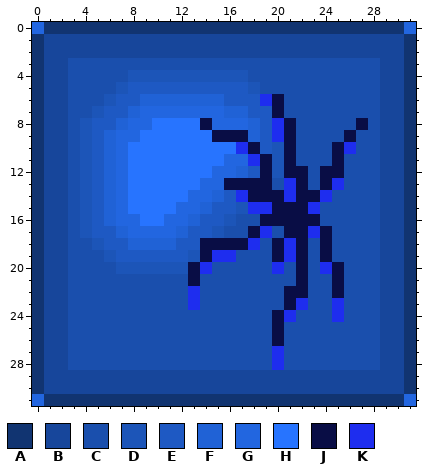
Pixel-art sprite -- Assets/Art/Environment/brokentile.png. Above: the version before the commit.
The file is 32x32 pixels.
Palette (. is transparent): A #113471  B #17469b  C #1a4fad  D #1c55b8  E #1e59c3  F #2062d6  G #2266e0  H #2774ff  J #090d45  K #1e2def
Pixels before, first column x 0:
 0 GAAAAAAAAAAAAAAAAAAAAAAAAAAAAAAG
 1 ABBBBBBBBBBBBBBBBBBBBBBBBBBBBBBA
 2 ABBBBBBBBBBBBBBBBBBBBBBBBBBBBBBA
 3 ABBCCCCCCCCCCCCCCCCCCCCCCCCCCBBA
 4 ABBCCCCCDDDDDDDDDDCCCCCCCCCCCBBA
 5 ABBCCCCDEEEEEEEEEEDCCCCCCCCCCBBA
 6 ABBCCCDEEFFFFFFFEEEKJCCCCCCCCBBA
 7 ABBCCDEEFGGGGGGGFFEEJCCCCCCCCBBA
 8 ABBCDEEFGGHHHHJGGGFEKJCCCCCJCBBA
 9 ABBCDEFGGHHHHHHJJJFEKJCCCCJCCBBA
10 ABBCDEFGHHHHHHHHHKJEDJCCCJKCCBBA
11 ABBCDEFGHHHHHHHHGGKJDJCCCJCCCBBA
12 ABBCDEFGHHHHHHHGGFEJDJJCJJCCCBBA
13 ABBCDEFGHHHHHHGGJJJJCKJCJKCCCBBA
14 ABBCDEFGHHHHHGGFEKJJJKJJKCCCCBBA
15 ABBCDEFGHHHHGGFEEDKKJJJKCCCCCBBA
16 ABBCDEFGGHHGGFEEDCCJJJJJCCCCCBBA
17 ABBCDEEFGGGGFEEDCCJKCJJKJCCCCBBA
18 ABBCCDEEFFFFEEJJJJKCJKJCJCCCCBBA
19 ABBCCCDEEEEEEDJKKCCCJKJCJCCCCBBA
20 ABBCCCCDDDDDDJKCCCCCKCJCKJCCCBBA
21 ABBCCCCCCCCCCJCCCCCCCCJCCJCCCBBA
22 ABBCCCCCCCCCCKCCCCCCCJJCCJCCCBBA
23 ABBCCCCCCCCCCKCCCCCCCJKCCKCCCBBA
24 ABBCCCCCCCCCCCCCCCCCJKCCCKCCCBBA
25 ABBCCCCCCCCCCCCCCCCCJCCCCCCCCBBA
26 ABBCCCCCCCCCCCCCCCCCJCCCCCCCCBBA
27 ABBCCCCCCCCCCCCCCCCCKCCCCCCCCBBA
28 ABBCCCCCCCCCCCCCCCCCKCCCCCCCCBBA
29 ABBBBBBBBBBBBBBBBBBBBBBBBBBBBBBA
30 ABBBBBBBBBBBBBBBBBBBBBBBBBBBBBBA
31 GAAAAAAAAAAAAAAAAAAAAAAAAAAAAAAG
The result:
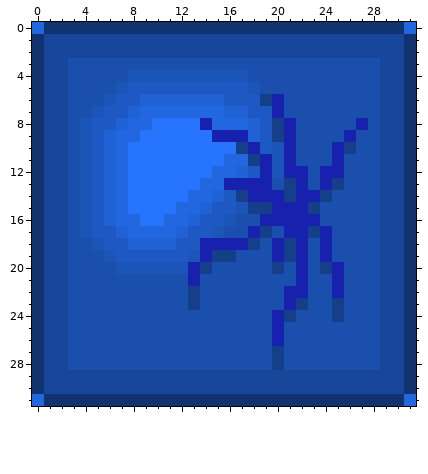
Edits made:
colour J: #090d45 -> #1721ad
colour K: #1e2def -> #153f89
Boxes around the changes in both pictures, in picture pixels (x1, y1, x2, y2):
changed: (188, 94, 368, 370)
